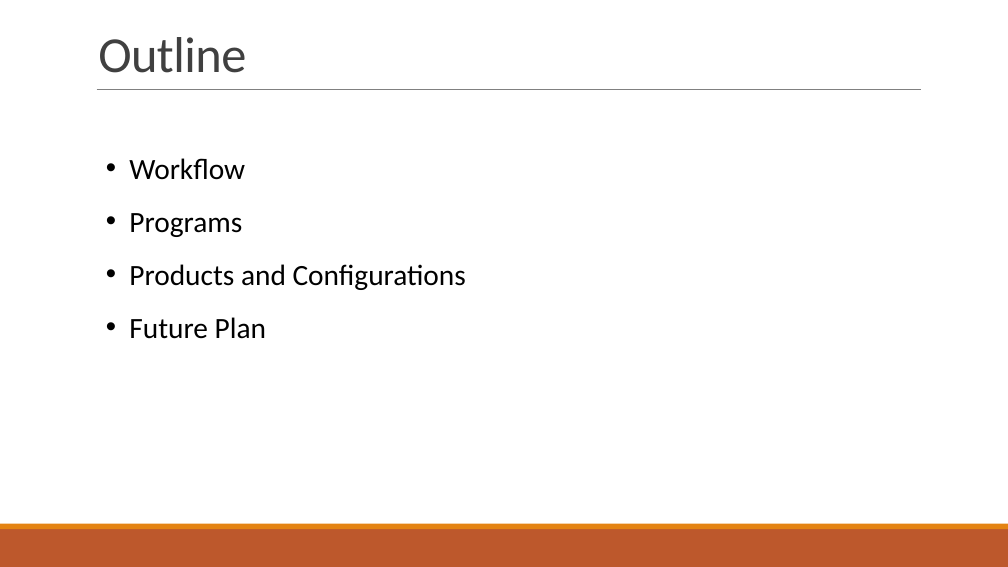
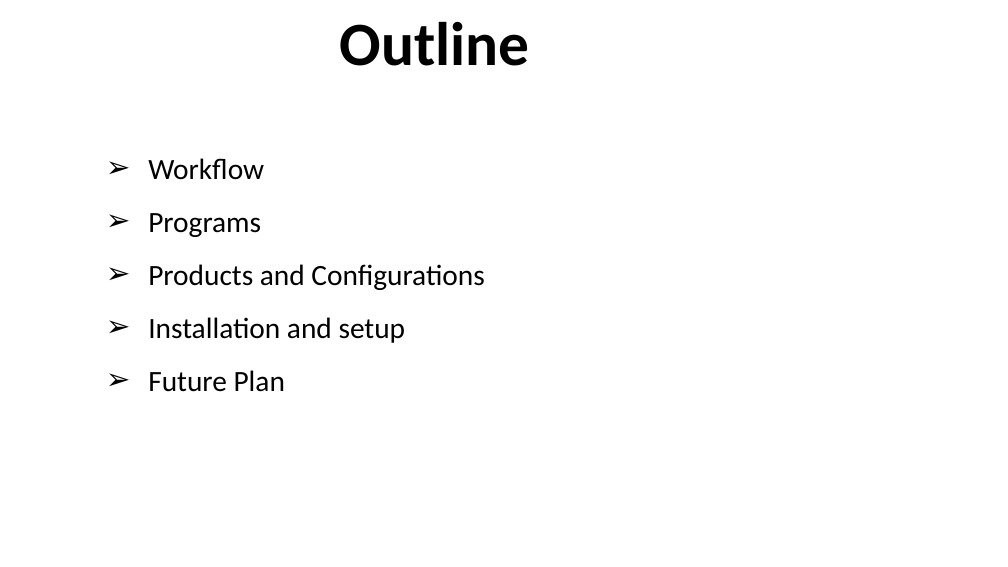
Before and after one commit to PollyNET/Pollynet_Processing_Chain, a slide deck: slide 2 of doc/Pollynet_Processing_Chain.pptx. Drawn at 1008x567 pixels with LibreOffice and Linux fonts; fonts in the diff are those of the drawing; background and template pictures are left out. Boxes give left, top, right and bottom in pixels: in the first picture for what was removed or moved away, otherwise in the second. Text is boxed around its words. In the diff, an @@ line names an element or a change of style, - is before the commit and + after.

Commit message:
add documentation for how to setup

```diff
--- a/doc/Pollynet_Processing_Chain.pptx
+++ b/doc/Pollynet_Processing_Chain.pptx
@@ title "Outline": place and size @@
-title "Outline" at [98, 37, 246, 73]
+title "Outline" at [339, 21, 529, 66]
@@ title "Outline" at [339, 21, 529, 66]: size 48 to 58.7 pt, text colour #404040 to #000000, letter spacing -0.5 to 0 pt, bold on; alignment left to centre; line spacing 0.85 to 1; vertical alignment bottom to top @@
@@ line removed from (97, 89) to (921, 89) @@
@@ text at [148, 158, 484, 392]: bullet • to ➢ @@
@@ text at [148, 317, 406, 343]: paragraph added @@
+➢ Installation and setup
@@ rectangle removed at [0, 529, 1008, 567] @@
@@ rectangle removed at [0, 524, 1008, 529] @@
```
Also in this commit, not shown: 9 other slides changed, 3 slides added, 2 slides removed, 3 other files.
